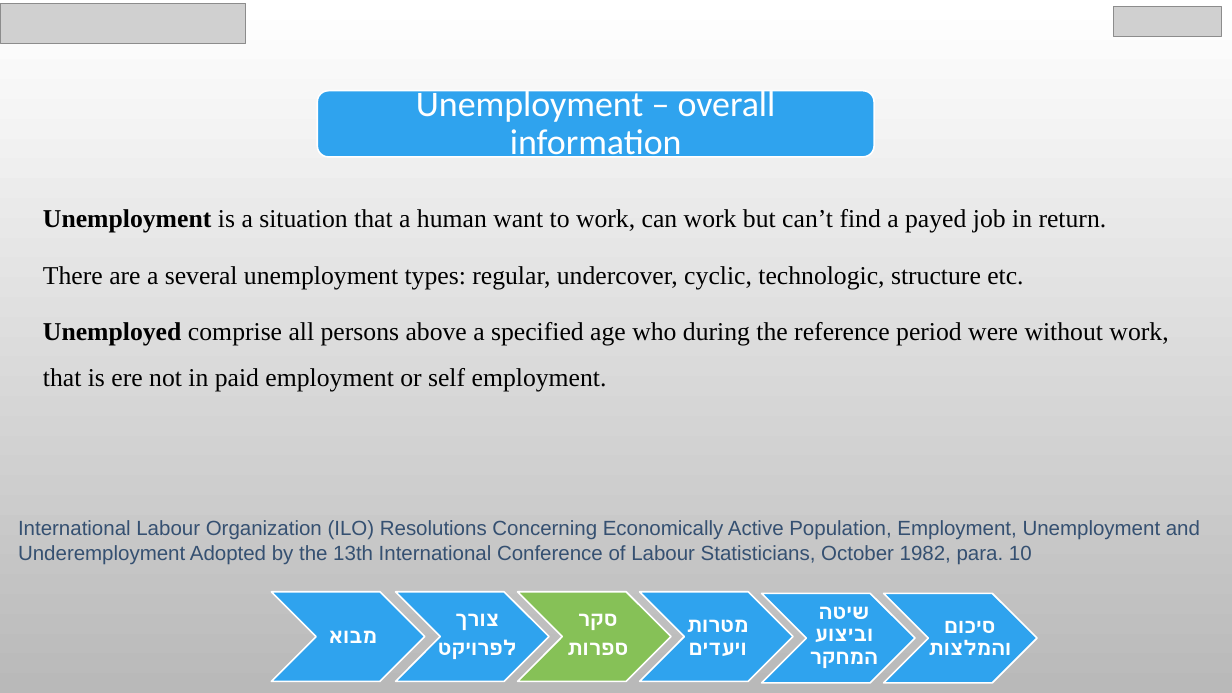
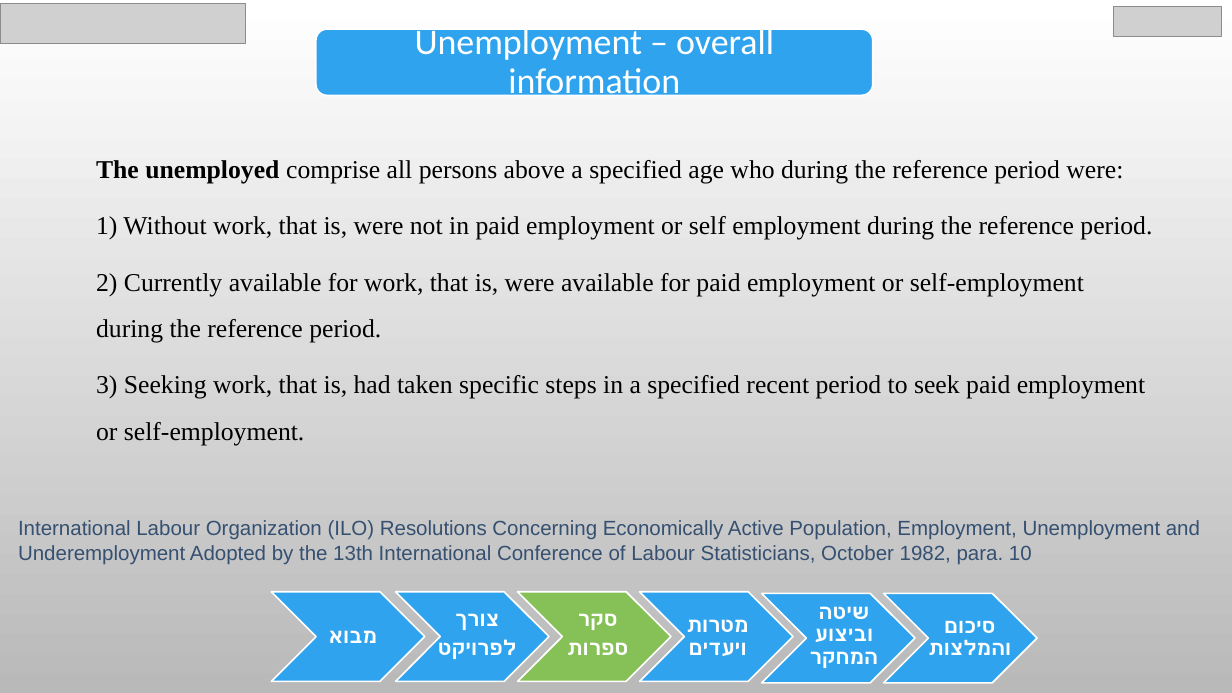
Before and after one commit to chen890/Final-Research-Project---IES, a slide deck: slide 5 of English Final Project.pptx. Drawn at 1232x693 pixels with LibreOffice and Linux fonts; fonts in the diff are those of the drawing; grey boxes stand for pictures; background and template pictures are left out. Boxes give left, top, right and bottom in pixels: in the first picture for what was removed or moved away, otherwise in the second. Text is boxed around its words. In the diff, an @@ line names an element or a change of style, - is before the commit and + after.

```diff
--- a/English Final Project.pptx
+++ b/English Final Project.pptx
@@ text "Unemployment – overall information": place and size @@
-text "Unemployment – overall information" at [416, 86, 776, 164]
+text "Unemployment – overall information" at [415, 24, 774, 102]
@@ rounded rectangle: place and size @@
-rounded rectangle at [317, 91, 874, 157]
+rounded rectangle at [316, 30, 873, 96]
@@ text at [96, 160, 1152, 445]: text changed @@
-Unemployment is a situation that a human want to work, can work but can’t find a payed job in return.
-There are a several unemployment types: regular, undercover, cyclic, technologic, structure etc.
-Unemployed comprise all persons above a specified age who during the reference period were without work, that is ere not in paid employment or self employment.
+The unemployed comprise all persons above a specified age who during the reference period were:
+1) Without work, that is, were not in paid employment or self employment during the reference period.
+2) Currently available for work, that is, were available for paid employment or self-employment during the reference period.
+3) Seeking work, that is, had taken specific steps in a specified recent period to seek paid employment or self-employment.
```
Also in this commit, not shown: 21 other slides changed, 2 slides added, 1 slide removed.
